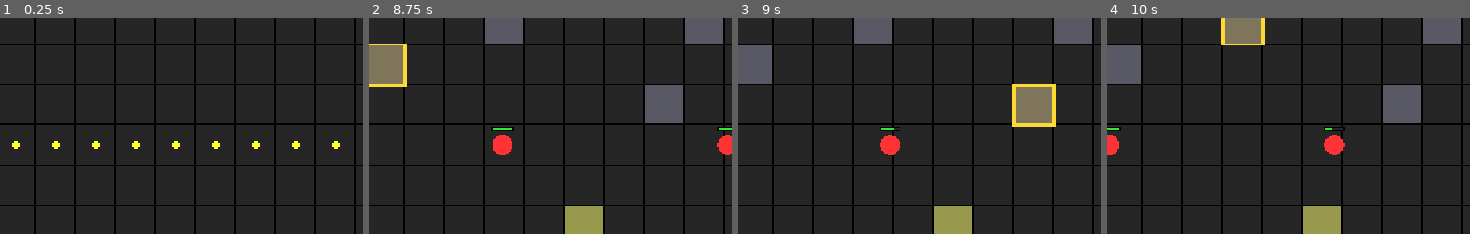
Above: before the commit, frames 1-4 (left to right).
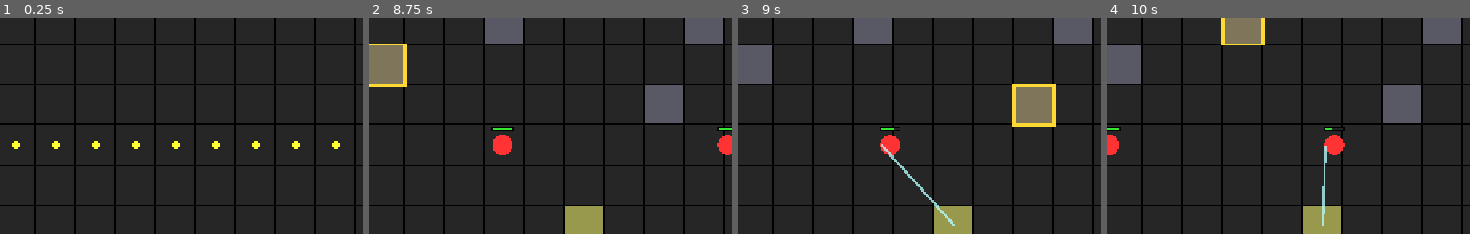
Above: after the commit, the same moments.

Repository: pawsforge/tower-defense
Game: Godot game, scene res://scenes/main/main.tscn
The game is run twice, just before and just after one commit, with the same random seed, the same clock (stepped at 60 frames per second) and the same inputs.
Inputs (mouse positions are % of the whole screen's width and height, from its top left):
- Up to frame 1 (0.25 s): no input
- Up to frame 2 (8.75 s): tap Enter at 0.5 s; move the mouse to (50, 73) at 0.52 s; tap R (start_round) at 0.6, 1.25, 2.1, 2.75, 3.6, 5.1, 6.6, 8.1 s; click (50, 73) at 0.67 s; move the mouse to (88, 68) at 1.27 s; tap I every 1.5 s from 1.35 to 7.35 s; click (88, 68) at 1.42 s; move the mouse to (22, 36) at 2.02 s; click (22, 36) at 2.17 s; move the mouse to (61, 52) at 2.77 s; click (61, 52) at 2.92 s; move the mouse to (39, 26) at 3.52 s; click (39, 26) at 3.67 s; move the mouse to (79, 47) at 4.27 s; click (79, 47) at 4.42 s; move the mouse to (33, 57) at 5.02 s; click (33, 57) at 5.17 s; move the mouse to (66, 29) at 5.77 s; click (66, 29) at 5.92 s; move the mouse to (50, 73) at 6.52 s; click (50, 73) at 6.67 s; move the mouse to (88, 68) at 7.27 s; click (88, 68) at 7.42 s; move the mouse to (22, 36) at 8.02 s; click (22, 36) at 8.17 s
- Up to frame 3 (9 s): move the mouse to (61, 52) at 8.77 s; tap I at 8.85 s; click (61, 52) at 8.92 s
- Up to frame 4 (10 s): move the mouse to (39, 26) at 9.52 s; tap R (start_round) at 9.6 s; click (39, 26) at 9.67 s
The pictures show only the part of the screen within x 17-67%, y 27-77%; the shares and areas given below are measured in that part.

Frames 1-2 are identical in both runs. In frame 3, 0.3% of the frame differs, in the area x 39-60%, y 58-97%; in frame 4, 0.2%.

Commit message:
Spawn a beam whenever an attacker tower shoots an enemy

Diff:
--- a/scenes/grid/grid.tscn
+++ b/scenes/grid/grid.tscn
@@ -1,11 +1,14 @@
 [gd_scene format=3 uid="uid://bal0x0y1chlag"]
 
-[ext_resource type="Script" path="res://scripts/grid/grid_overlay.gd" id="1_x0e5n"]
+[ext_resource type="Script" uid="uid://datuaotng1iim" path="res://scripts/grid/grid_overlay.gd" id="1_x0e5n"]
 [ext_resource type="Script" uid="uid://wcsf0xfbojji" path="res://scripts/grid/grid.gd" id="1_yuyu4"]
 
 [node name="Grid" type="Node2D" unique_id=1451979327]
 script = ExtResource("1_yuyu4")
 
 [node name="GridOverlay" type="Node2D" parent="." unique_id=2129538945]
-z_index = 2
+z_index = 4
 script = ExtResource("1_x0e5n")
+
+[node name="MagicOverlay" type="Node2D" parent="." unique_id=1427443064]
+z_index = 3
--- a/scripts/tower/tower.gd
+++ b/scripts/tower/tower.gd
@@ -2,13 +2,19 @@
 extends Node2D
 
 const TILE_SIZE := 64
+const BEAM_LIFETIME := 0.5
 
 var grid_position: Vector2i
 var definition: TowerDefinition
 var cooldown_remaining: float
+var active_beams: Array[Dictionary] = []
+
+@onready var magic_overlay: Node2D = get_parent().get_node("MagicOverlay")
 
 
 func _process(delta: float) -> void:
+	_update_beams(delta)
+
 	if definition == null or definition.role != TowerDefinition.Role.ATTACKER:
 		return
 
@@ -23,6 +29,8 @@
 
 	target.take_damage(definition.attack_damage)
 	cooldown_remaining = definition.attack_cooldown
+
+	_spawn_beam(target.global_position)
 
 
 func _draw() -> void:
@@ -81,3 +89,43 @@
 			best_target = child
 
 	return best_target
+
+
+func _spawn_beam(target_pos: Vector2):
+	var line := Line2D.new()
+	line.width = 4.0
+	line.default_color = Color(0.7, 1.0, 1.0)
+	line.points = PackedVector2Array(
+		[
+			magic_overlay.to_local(global_position + Vector2(TILE_SIZE, TILE_SIZE) * 0.5),
+			magic_overlay.to_local(target_pos),
+		],
+	)
+
+	magic_overlay.add_child(line)
+
+	active_beams.append(
+		{
+			"line": line,
+			"time_remaining": BEAM_LIFETIME,
+		},
+	)
+
+
+func _update_beams(delta: float) -> void:
+	for i in range(active_beams.size() - 1, -1, -1):
+		var beam = active_beams[i]
+		var line: Line2D = beam["line"]
+		var time_remaining: float = beam["time_remaining"]
+
+		time_remaining -= delta
+
+		if time_remaining <= 0.0:
+			if is_instance_valid(line):
+				line.queue_free()
+			active_beams.remove_at(i)
+			continue
+
+		beam["time_remaining"] = time_remaining
+		line.modulate.a = time_remaining / BEAM_LIFETIME
+		active_beams[i] = beam
